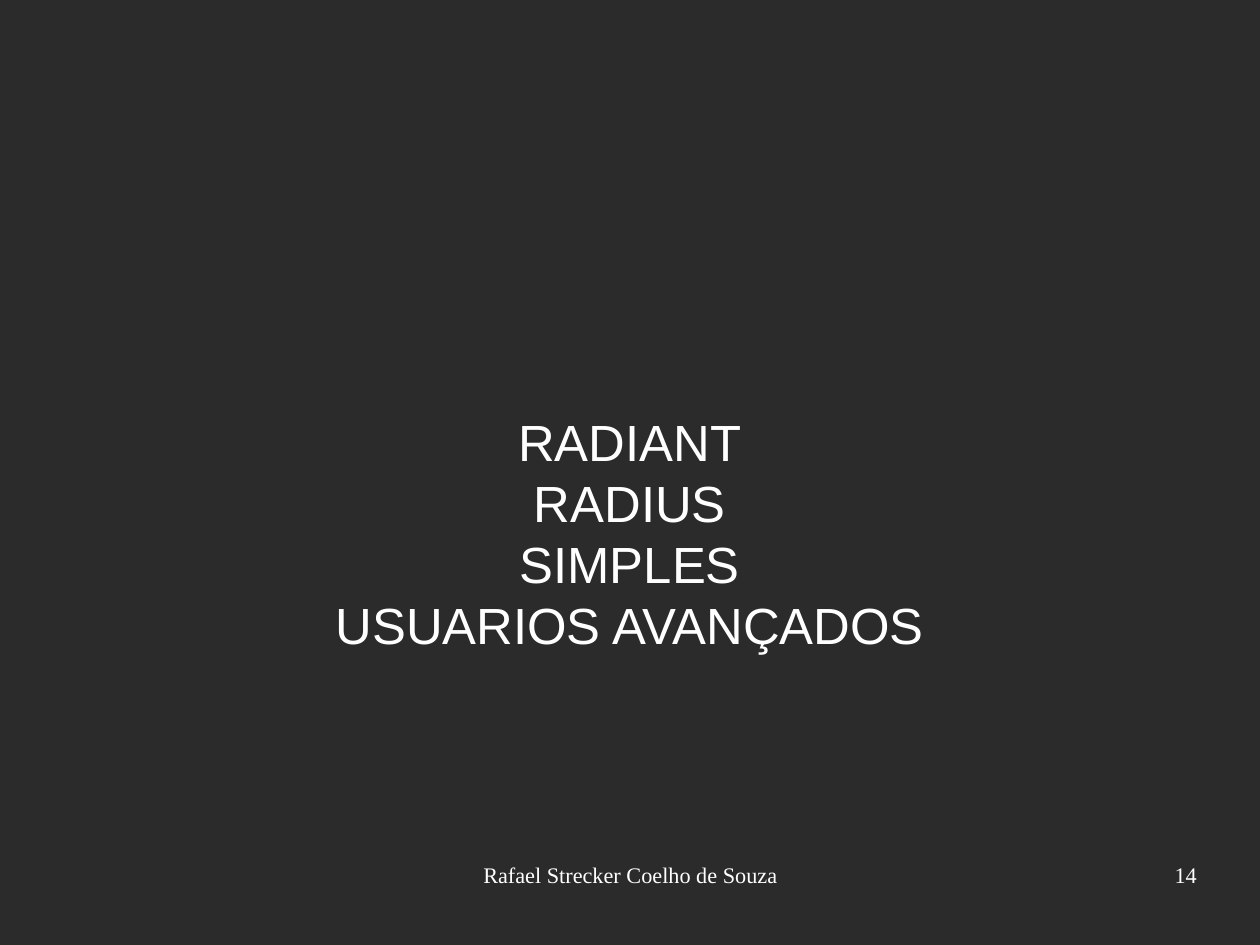
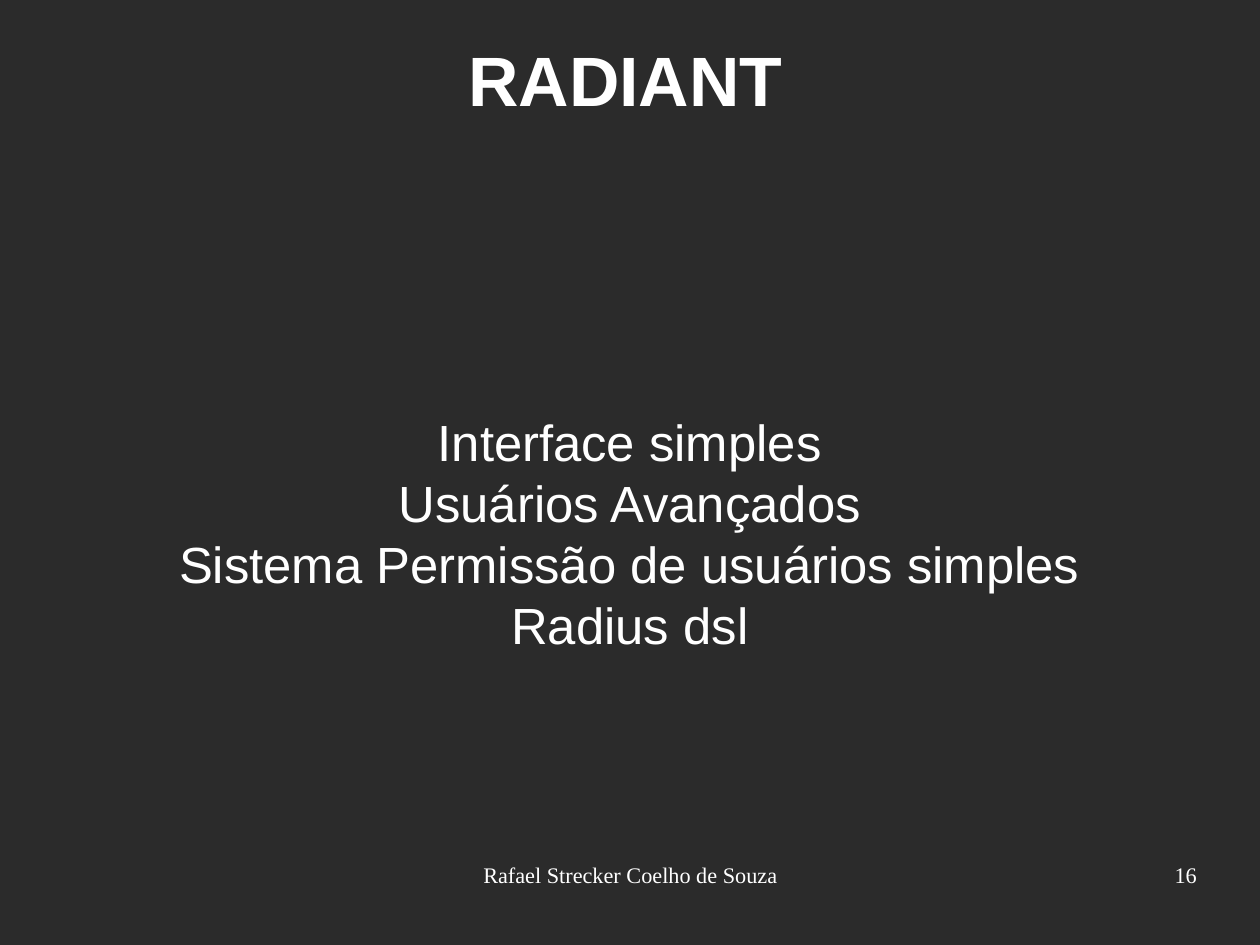
Before and after one commit to rafaelsouza/tcc, a slide deck: slide 16 of apresentacao/draft_apresentacao.odp (slide 14 before the commit). Drawn at 1260x945 pixels with LibreOffice and Linux fonts; fonts in the diff are those of the drawing; background and template pictures are left out; a plain dark background stands for a picture behind light text. Boxes give left, top, right and bottom in pixels: in the first picture for what was removed or moved away, otherwise in the second. Text is boxed around its words. In the diff, an @@ line names an element or a change of style, - is before the commit and + after.

```diff
--- a/apresentacao/draft_apresentacao.odp
+++ b/apresentacao/draft_apresentacao.odp
@@ title added at <box>468,58,782,106</box>, 44 pt, text #FFFFFF, bold @@
+RADIANT
@@ subtitle at <box>179,424,1079,645</box>: text changed @@
-RADIANT
-RADIUS
-SIMPLES
-USUARIOS AVANÇADOS
+Interface simples
+Usuários Avançados
+Sistema Permissão de usuários simples
+Radius dsl
@@ page number at <box>1175,868,1197,884</box>: text changed @@
-14
+16
```
Also in this commit, not shown: 10 other slides changed, 6 slides added, 9 other files.
